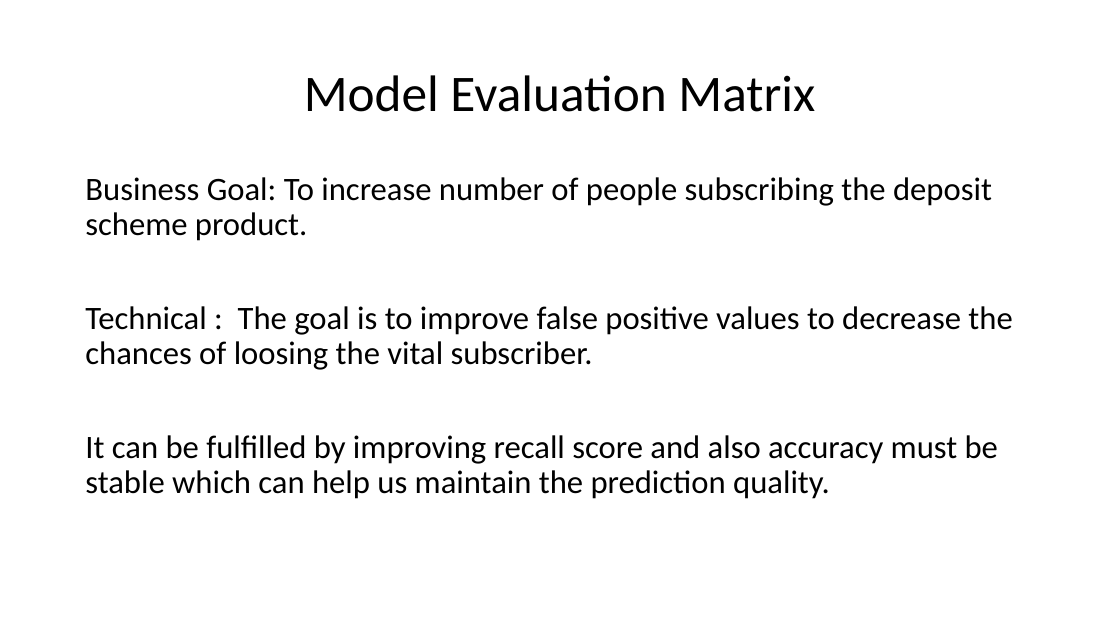
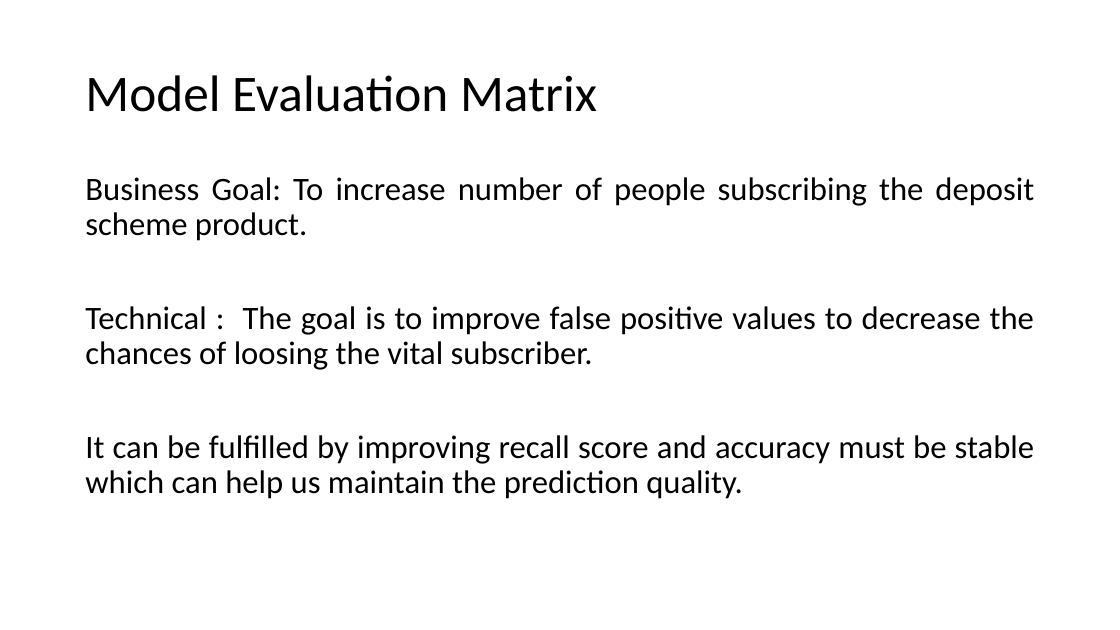
Before and after one commit to Ayushimalaviya/Bank-Marketing-Campaign-Analysis, a slide deck: slide 4 of final_code/final presentation.pptx. Drawn at 1120x630 pixels with LibreOffice and Linux fonts; fonts in the diff are those of the drawing. Boxes give left, top, right and bottom in pixels: in the first picture for what was removed or moved away, otherwise in the second. Text is boxed around its words. In the diff, an @@ line names an element or a change of style, - is before the commit and + after.

```diff
--- a/final_code/final presentation.pptx
+++ b/final_code/final presentation.pptx
@@ title "Model Evaluation Matrix" at (85, 75, 597, 112): alignment centre to justified @@
@@ text at (85, 177, 1034, 370): alignment left to justified @@
@@ text at (85, 435, 1034, 499): text changed @@
-It can be fulfilled by improving recall score and also accuracy must be stable which can help us maintain the prediction quality.
+It can be fulfilled by improving recall score and accuracy must be stable which can help us maintain the prediction quality.
```
Also in this commit, not shown: 5 other slides changed, 2 other files.
